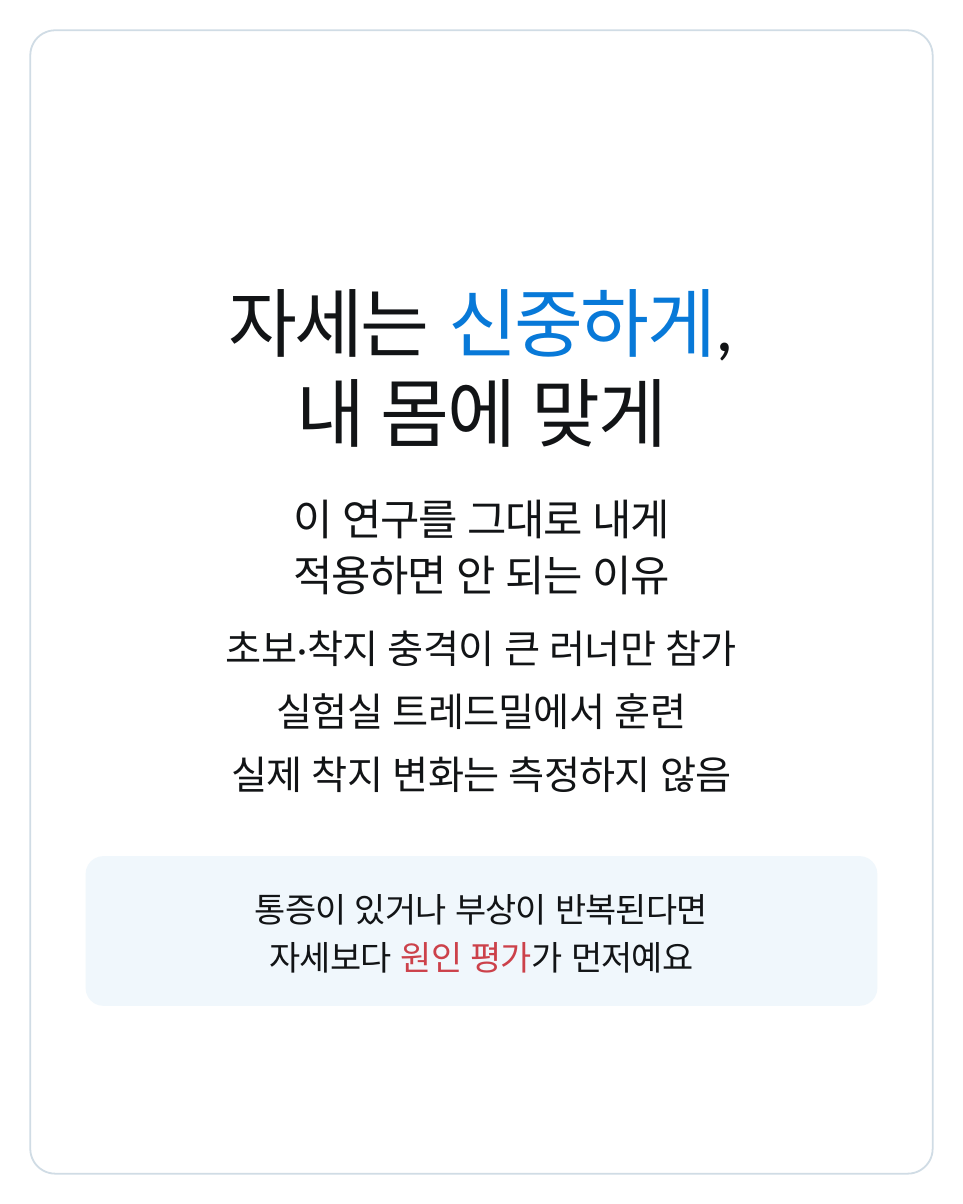
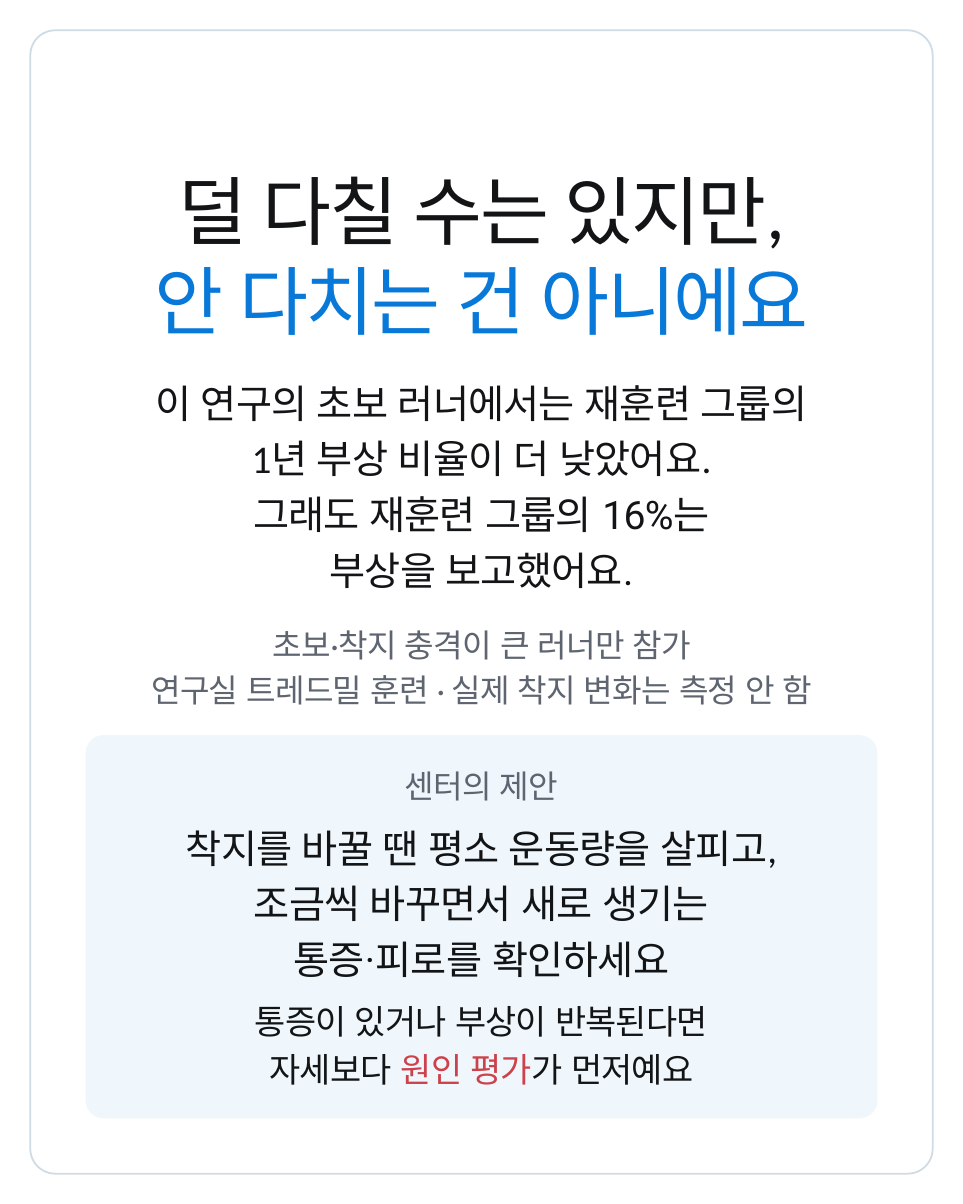
Before and after one commit to js920915-cyber/New-box, a slide deck: slide 9 of content/running-form-change-v2/adobe-express/running-form-change-v2-express.pptx. Drawn at 963x1204 pixels with LibreOffice and Linux fonts; fonts in the diff are those of the drawing. Boxes give left, top, right and bottom in pixels: in the first picture for what was removed or moved away, otherwise in the second. Text is boxed around its words. In the diff, an @@ line names an element or a change of style, - is before the commit and + after.

```diff
--- a/content/running-form-change-v2/adobe-express/running-form-change-v2-express.pptx
+++ b/content/running-form-change-v2/adobe-express/running-form-change-v2-express.pptx
@@ text at (178,176,785,249): text changed @@
-자세는 신중하게,
+덜 다칠 수는 있지만,
@@ text at (154,267,809,335): text changed; text colour #121416 to #0879D8 @@
-내 몸에 맞게
+안 다치는 건 아니에요
@@ text at (155,385,808,421): text changed; size 36 to 33 pt; font Roboto to Calibri @@
-이 연구를 그대로 내게
+이 연구의 초보 러너에서는 재훈련 그룹의
@@ text at (252,440,711,476): text changed; size 36 to 33 pt; font Roboto to Calibri @@
-적용하면 안 되는 이유
+1년 부상 비율이 더 낮았어요.
@@ text added at (253,496,709,532), 33 pt, text #121416 @@
+그래도 재훈련 그룹의 16%는
@@ text at (330,552,634,588): text changed; font Calibri to Roboto @@
-실험실 트레드밀에서 훈련
+부상을 보고했어요.
@@ text "초보·착지 충격이 큰 러너만 참가": place and size @@
-text "초보·착지 충격이 큰 러너만 참가" at (226,630,737,666)
+text "초보·착지 충격이 큰 러너만 참가" at (272,630,690,660)
@@ text "초보·착지 충격이 큰 러너만 참가" at (272,630,690,660): size 33 to 27 pt, text colour #121416 to #5E6570, letter spacing -0.7 to -0.5 pt @@
@@ text at (151,675,812,705): text changed; size 33 to 27 pt; text colour #121416 to #5E6570 @@
-실제 착지 변화는 측정하지 않음
+연구실 트레드밀 훈련 · 실제 착지 변화는 측정 안 함
@@ rounded rectangle: place and size @@
-rounded rectangle at (86,856,877,1006)
+rounded rectangle at (86,735,877,1119)
@@ rounded rectangle at (86,735,877,1119): proportions changed @@
@@ text added at (405,771,558,801), 27 pt, text #5E6570 @@
+센터의 제안
@@ text added at (186,830,777,868), 33 pt, text #121416 @@
+착지를 바꿀 땐 평소 운동량을 살피고,
@@ text added at (254,885,709,921), 33 pt, text #121416 @@
+조금씩 바꾸면서 새로 생기는
@@ text added at (293,941,669,977), 33 pt, text #121416 @@
+통증·피로를 확인하세요
@@ text "통증이 있거나 부상이 반복된다면": place and size @@
-text "통증이 있거나 부상이 반복된다면" at (255,894,708,925)
+text "통증이 있거나 부상이 반복된다면" at (255,1006,708,1037)
@@ text "자세보다 원인 평가가 먼저예요": place and size @@
-text "자세보다 원인 평가가 먼저예요" at (270,942,693,973)
+text "자세보다 원인 평가가 먼저예요" at (270,1054,693,1085)
```
Also in this commit, not shown: 6 other slides changed, 1 slide added, 1 slide removed, 48 other files.
